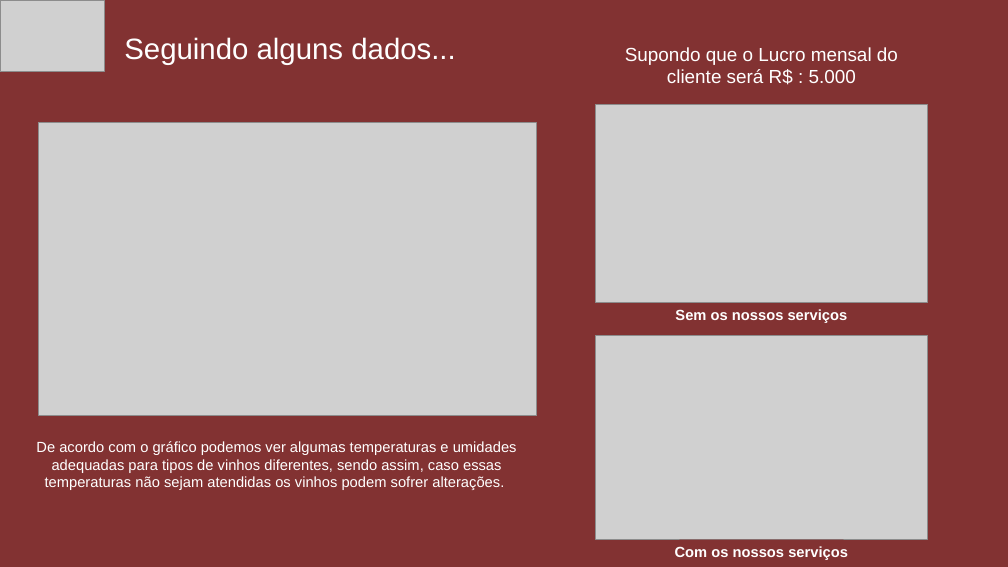
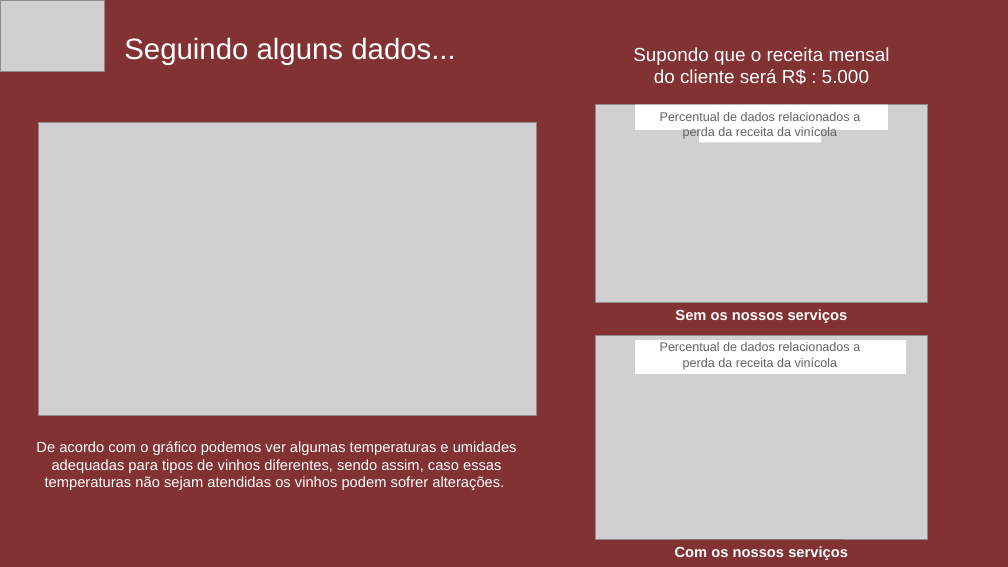
Before and after one commit to joao25082001/sprint_1_faculdade, a slide deck: slide 4 of Slide-Apresentação/apresentação.pptx. Drawn at 1008x567 pixels with LibreOffice and Linux fonts; fonts in the diff are those of the drawing; grey boxes stand for pictures. Boxes give left, top, right and bottom in pixels: in the first picture for what was removed or moved away, otherwise in the second. Text is boxed around its words. In the diff, an @@ line names an element or a change of style, - is before the commit and + after.

```diff
--- a/Slide-Apresentação/apresentação.pptx
+++ b/Slide-Apresentação/apresentação.pptx
@@ text at (633, 47, 890, 85): text changed @@
-Supondo que o Lucro mensal do cliente será R$ : 5.000
+Supondo que o receita mensal do cliente será R$ : 5.000
@@ rectangle added at (635, 104, 888, 130), fill #FFFFFF @@
@@ text added at (660, 112, 860, 139), 12 pt, text #626262 @@
+Percentual de dados relacionados a perda da receita da vinícola
@@ rectangle added at (699, 126, 821, 143), fill #FFFFFF @@
@@ rectangle added at (635, 340, 906, 374), fill #FFFFFF @@
@@ text added at (660, 342, 860, 370), 12 pt, text #626262 @@
+Percentual de dados relacionados a perda da receita da vinícola
```
Also in this commit, not shown: 2 other slides changed, 3 other files.
